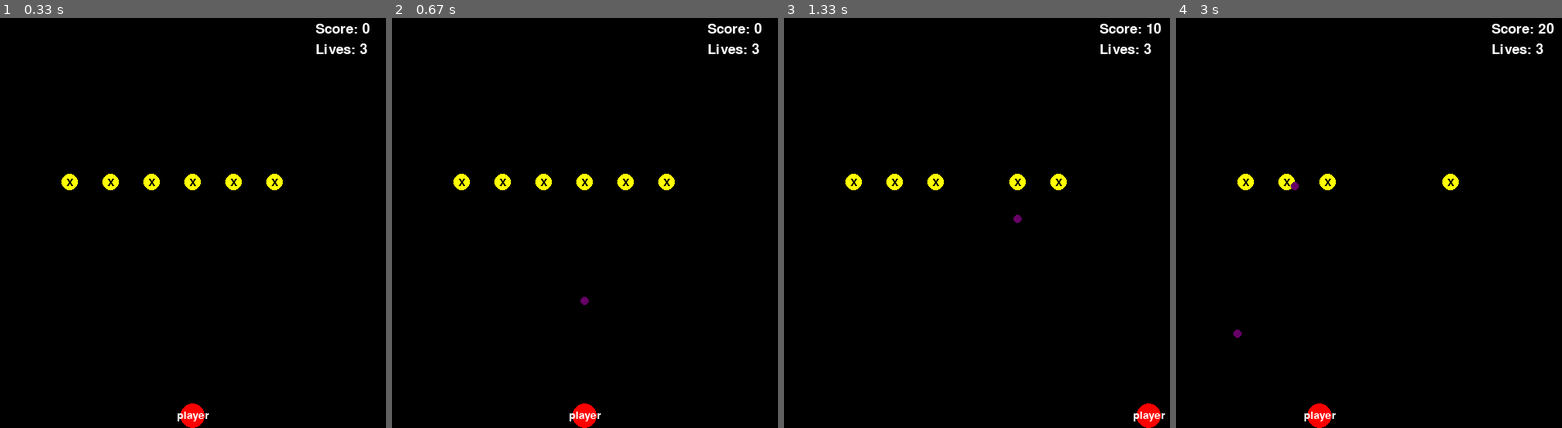
Above: before the commit, frames 1-4 (left to right).
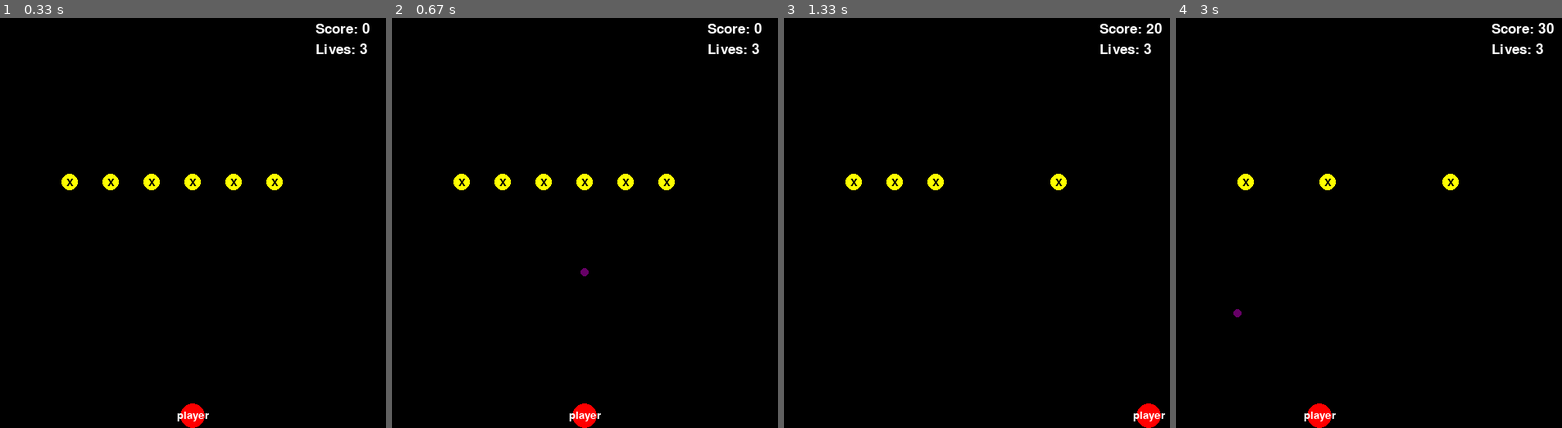
Above: after the commit, the same moments.

Repository: Timhobson-source/space-invaders-pygame
Game: pygame game, started from main.py
The game is run twice, just before and just after one commit, with the same random seed, the same clock (stepped at 60 frames per second) and the same inputs.
Inputs:
- Up to frame 1 (0.33 s): no input
- Up to frame 2 (0.67 s): tap Space at 0.33 s
- Up to frame 3 (1.33 s): hold Right 0.67-1.13 s; tap Space at 0.73, 1.03, 1.23 s; hold Right from 1.17 s (still down)
- Up to frame 4 (3 s): tap Space at 1.53, 1.73, 2.03, 2.3, 2.73 s; release Right at 1.63 s; hold Left 1.67-2.2 s; hold Left 2.23-2.63 s; hold Right from 2.67 s (still down)

Frame 1 is identical in both runs. In frame 2, less than 0.1% of the frame differs, in the area x 48-51%, y 61-70%; in frame 3, 0.2%; in frame 4, 0.2%, in the area x 14-96%, y 1-78%.

Commit message:
add shooting sounds

Diff:
--- a/config/conf.yaml
+++ b/config/conf.yaml
@@ -7,7 +7,7 @@
   bottom_vertical_buffer: 0
 
 bullet:
-  speed: 20
+  speed: 25
   radius: 5
 
 enemy:
--- a/src/screen.py
+++ b/src/screen.py
@@ -7,7 +7,7 @@
 from src.game_meta import GameMeta
 from src.screen_objects import (
     Player,
-    Bullet,
+    PlayerBullet,
     Enemy,
     ScoreBox,
     ScreenObjectFactory,
@@ -37,14 +37,14 @@
     def cleanup_off_screen_objects(self):
         offscreen_objects = [
             object for object in self.screen_objects
-            if isinstance(object, Bullet) and object.is_offscreen()
+            if isinstance(object, PlayerBullet) and object.is_offscreen()
         ]
         for object in offscreen_objects:
             self.remove_screen_object(object)
 
     def cleanup_destroyed_enemies(self):
         bullets = [
-            obj for obj in self.screen_objects if isinstance(obj, Bullet)]
+            obj for obj in self.screen_objects if isinstance(obj, PlayerBullet)]
         enemies = [
             obj for obj in self.screen_objects if isinstance(obj, Enemy)]
 
@@ -83,7 +83,7 @@
 
     def create_bullet(self, x: int, y: int, vel: int, radius: int, window: pygame.Surface):
         args = [x, y, vel, radius, window]
-        obj = self.screen_object_factory.create(Bullet, *args)
+        obj = self.screen_object_factory.create(PlayerBullet, *args)
         self.screen_objects.append(obj)
 
     def create_score_box(self, x: int, y: int, window: pygame.Surface):
--- a/src/screen_objects.py
+++ b/src/screen_objects.py
@@ -18,6 +18,10 @@
 SHOOTING_RECOIL_TIME = 0.3  # seconds
 
 DEFAULT_FONT = pygame.font.get_default_font()
+
+pygame.mixer.init()
+PLAYER_SHOOT_SOUND = pygame.mixer.Sound(
+    "data/sounds/player-shoot-sound.wav")
 
 
 class ScreenObjectFactory:
@@ -117,6 +121,9 @@
 
         cur_time = time.time()
         if not self.last_bullet_time or cur_time - self.last_bullet_time > SHOOTING_RECOIL_TIME:
+            # play shooting sound effect
+            pygame.mixer.Sound.play(PLAYER_SHOOT_SOUND)
+
             self.last_bullet_time = cur_time
 
             # create a bullet object
@@ -134,7 +141,7 @@
         pass
 
 
-class Bullet(Character):
+class PlayerBullet(Character):
 
     color: tuple = PURPLE
     label: str = ''
Not shown, added: data/sounds/player-shoot-sound.wav
